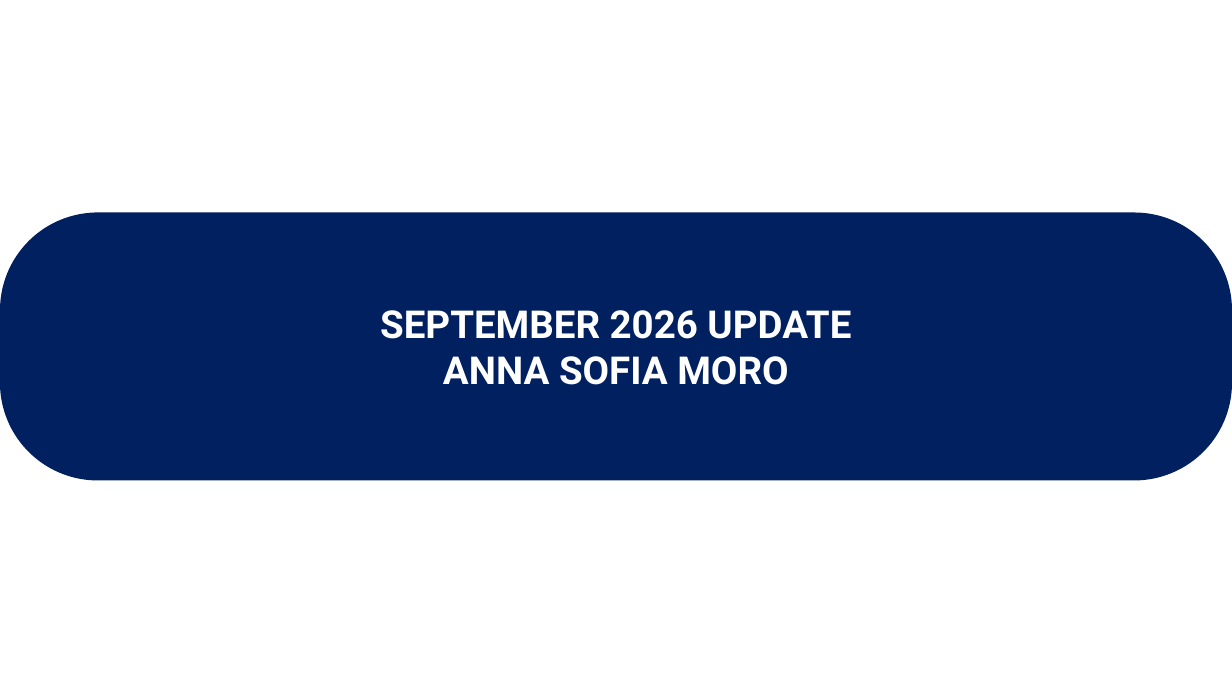
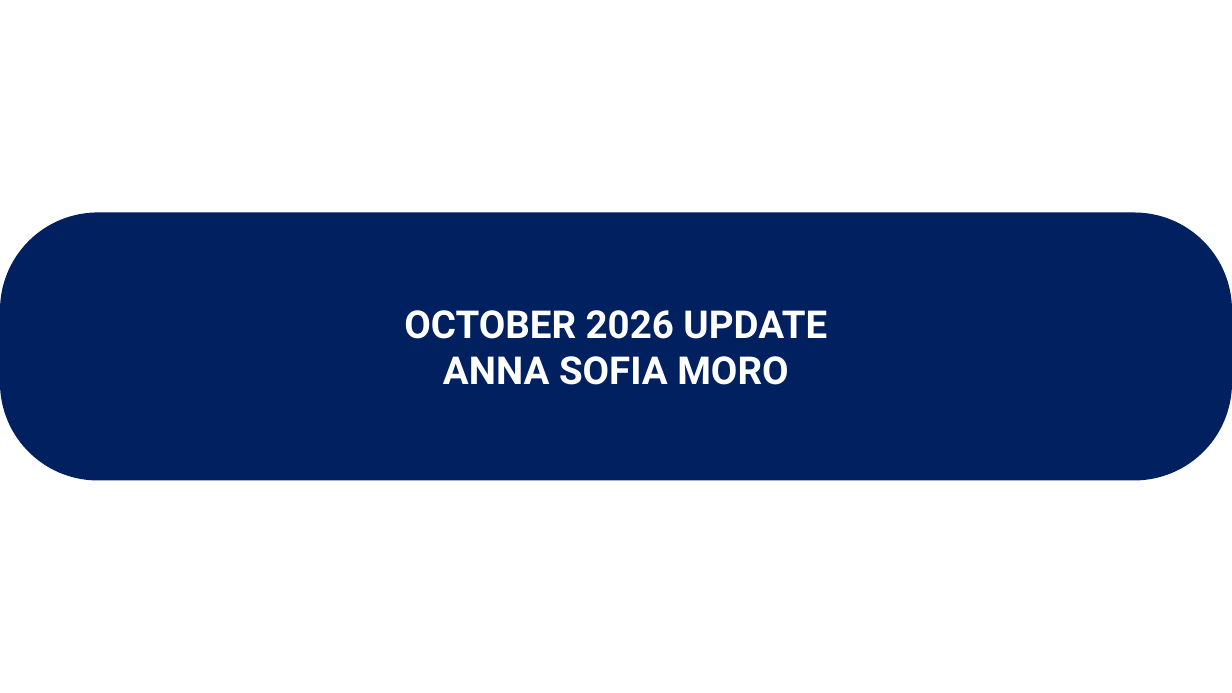
Before and after one commit to annaasofia/tesi, a slide deck: slide 1 of slides/week13.pptx. Drawn at 1232x693 pixels with LibreOffice and Linux fonts; fonts in the diff are those of the drawing. Boxes give left, top, right and bottom in pixels: in the first picture for what was removed or moved away, otherwise in the second. Text is boxed around its words. In the diff, an @@ line names an element or a change of style, - is before the commit and + after.

```diff
--- a/slides/week13.pptx
+++ b/slides/week13.pptx
@@ text at bbox=[404, 310, 827, 339]: text changed @@
-SEPTEMBER 2026 UPDATE
+OCTOBER 2026 UPDATE
```
Also in this commit, not shown: 8 other slides changed, 4 slides added, 6 slides removed, 2 other files.
